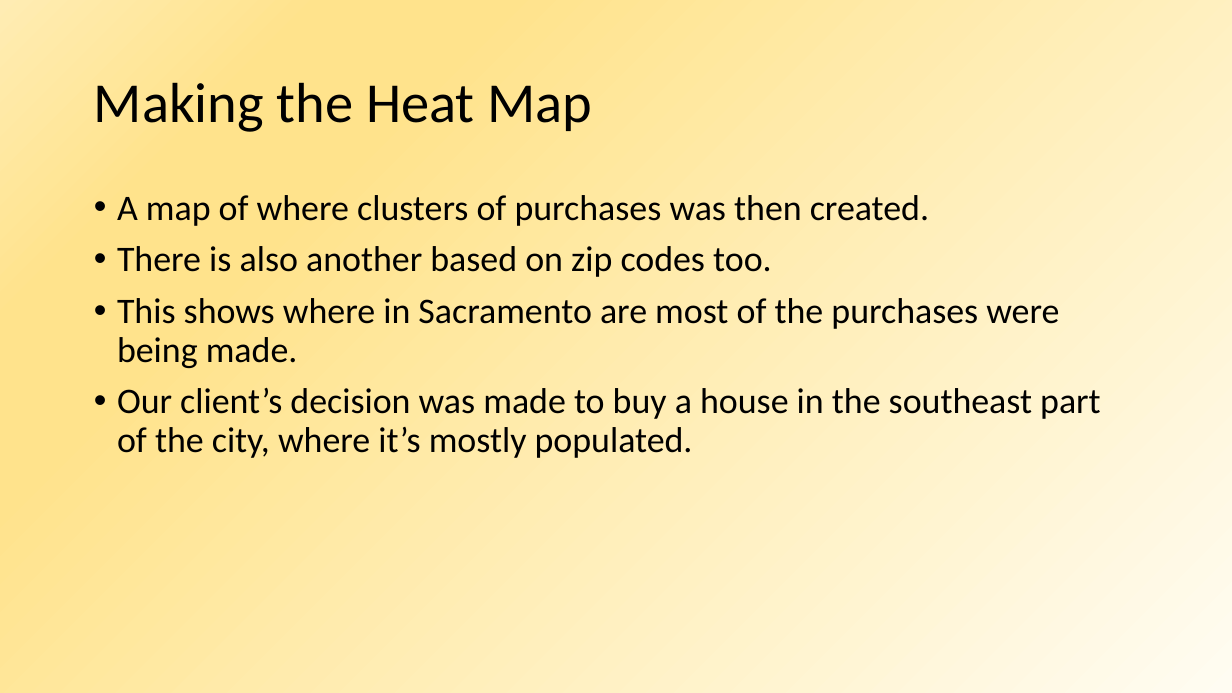
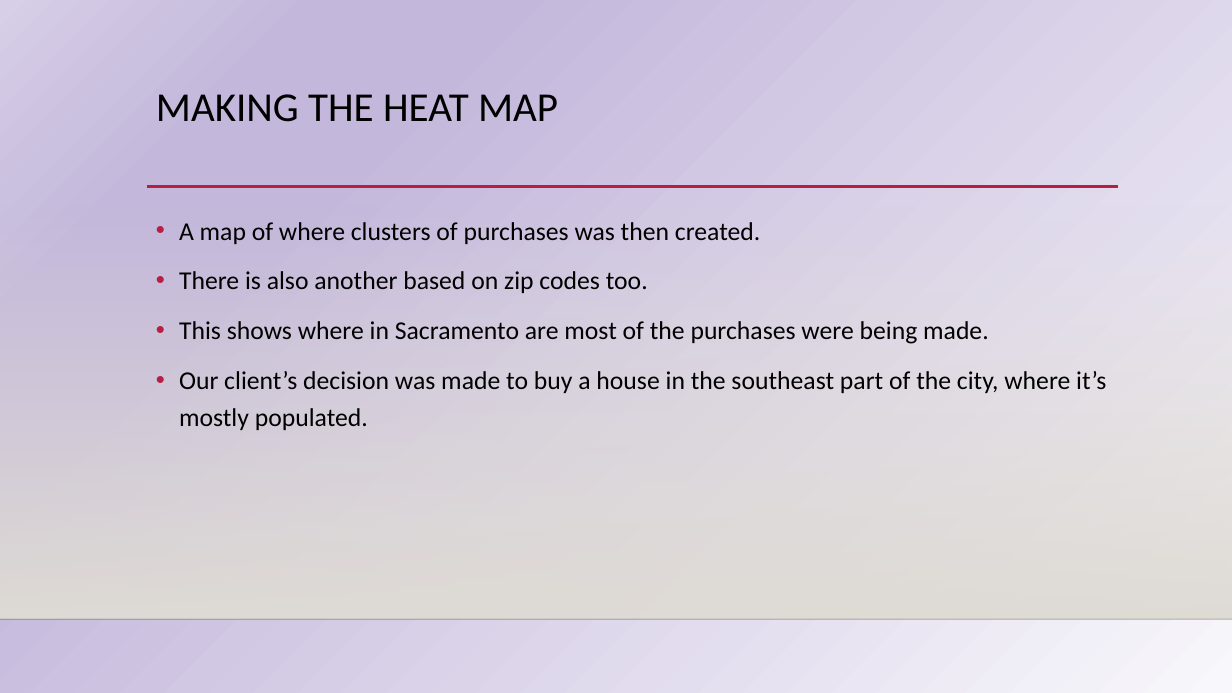
Before and after one commit to scavazos4/Project_One, a slide deck: slide 12 of Sacramento Real Estate.pptx (slide 10 before the commit). Drawn at 1232x693 pixels with LibreOffice and Linux fonts; fonts in the diff are those of the drawing; background and template pictures are left out. Boxes give left, top, right and bottom in pixels: in the first picture for what was removed or moved away, otherwise in the second. Text is boxed around its words. In the diff, an @@ line names an element or a change of style, - is before the commit and + after.

```diff
--- a/Sacramento Real Estate.pptx
+++ b/Sacramento Real Estate.pptx
@@ background gradient #FFFCF2 to #FFE38C to #FFECB2 to gradient #F8F7FB to #C3B7DB to #D7CFE7 @@
@@ title "MAKING THE HEAT MAP" at bbox=[156, 94, 558, 122]: vertical alignment middle to top @@
@@ title at bbox=[156, 94, 558, 122]: text changed; size 44 to 32 pt @@
-Making the Heat Map
+MAKING THE HEAT MAP
@@ rectangle added at bbox=[0, 204, 1232, 619], fill gradient #DFDBD5 @@
@@ text "A map of where clusters ...": place and size @@
-text "A map of where clusters ..." at bbox=[117, 195, 1101, 458]
+text "A map of where clusters ..." at bbox=[179, 222, 1106, 430]
@@ text "A map of where clusters ..." at bbox=[179, 222, 1106, 430]: size 28 to 20 pt; line spacing 0.9 to 1.2 @@
@@ line added from (147, 187) to (1118, 187), #B71E42 2.5 pt @@
@@ line added from (0, 619) to (1232, 619), #000001 1 pt @@
```
Also in this commit, not shown: 8 other slides changed, 5 slides added, 3 slides removed, 1 other file.
